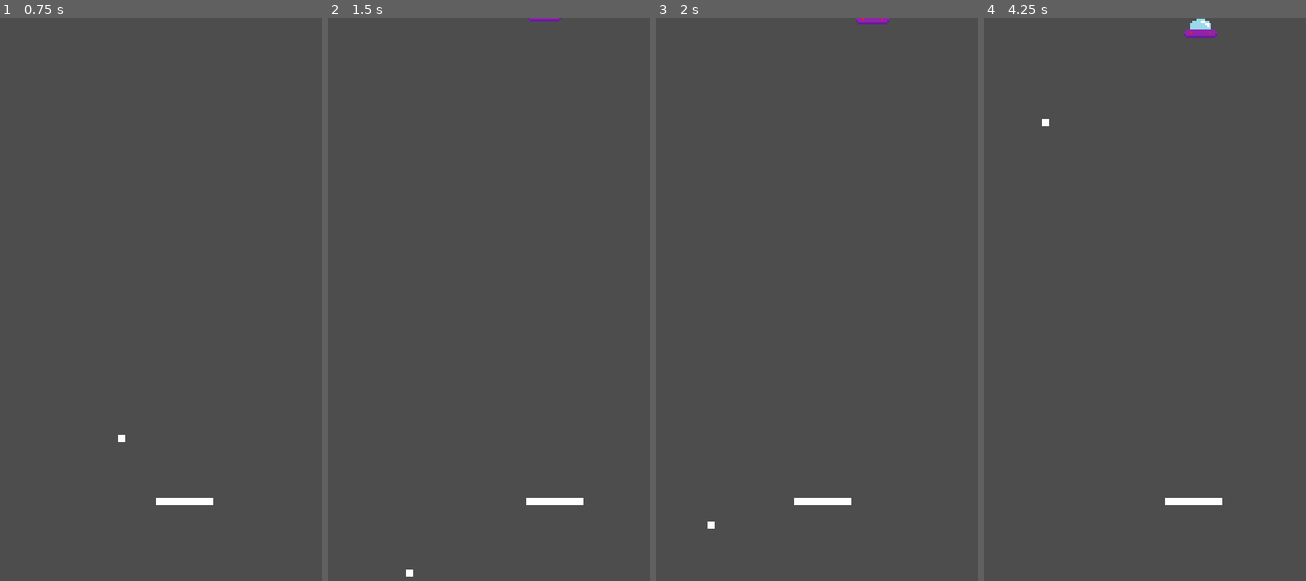
Above: before the commit, frames 1-4 (left to right).
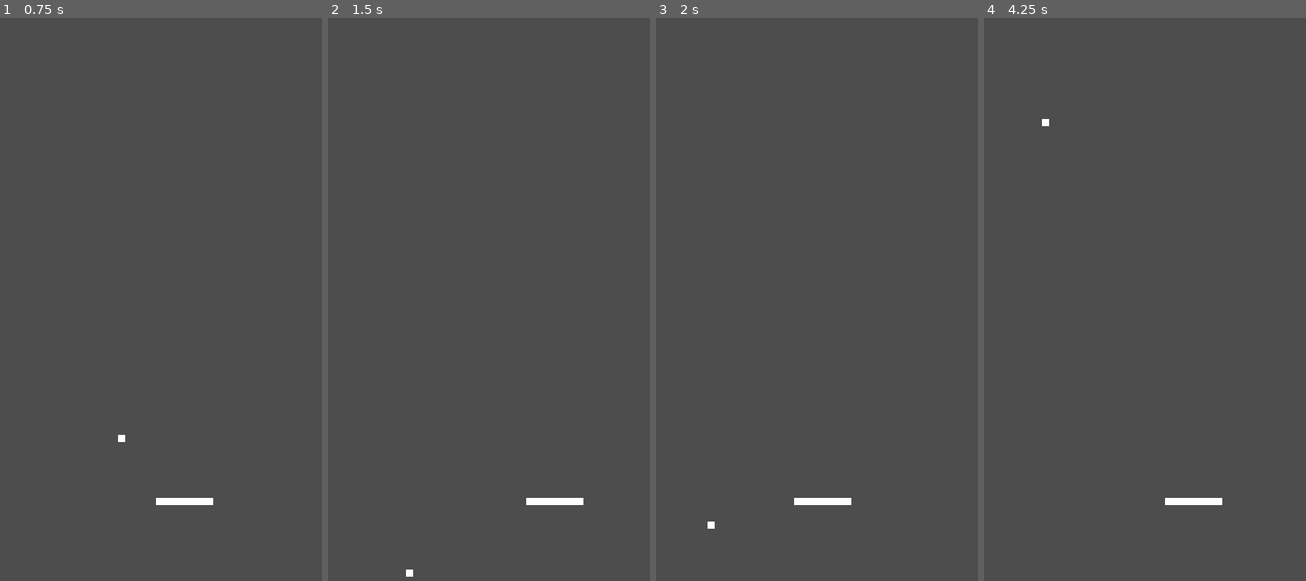
Above: after the commit, the same moments.

Repository: hoalex21/PongShot
Game: Godot game, scene res://game.tscn
Two runs of this game, one before a commit and one after it. Both use one fixed random seed, a clock stepped at 60 frames per second and the inputs below.
Inputs:
- Up to frame 1 (0.75 s): hold Right (move_right) from 0.53 s (still down)
- Up to frame 2 (1.5 s): tap Enter at 1.25 s; release Right (move_right) at 1.28 s; hold Left (move_left) from 1.28 s (still down)
- Up to frame 3 (2 s): keep holding Left (move_left)
- Up to frame 4 (4.25 s): tap Space at 2 s; release Left (move_left) at 2.03 s; hold Right (move_right) 2.03-3.53 s; hold Left (move_left) from 3.53 s (still down)

Frame 1 is identical in both runs. In frame 2, less than 0.1% of the frame differs, in the area x 62-73%, y 0-1%; in frame 3, 0.1%; in frame 4, 0.3%, in the area x 62-73%, y 0-4%.

Commit message:
spawn multiple ufos

Diff:
--- a/game.gd
+++ b/game.gd
@@ -7,8 +7,8 @@
 
 # Called when the node enters the scene tree for the first time.
 func _ready():
+	$MobTimer.start()
 	set_process(true)
-	spawn_mob(ufo_mob)
 
 
 # Called every frame. 'delta' is the elapsed time since the previous frame.
@@ -41,6 +41,11 @@
 func _on_ball_hit(area):
 	var name = area.get_name()
 	var node_path = NodePath(name)
+	var node = get_node(node_path)
 
-	if name == "Ufo":
-		get_node(node_path).take_damage($Ball.damage)
+	if node is Mob:
+		node.take_damage($Ball.damage)
+
+
+func _on_mob_timer_timeout():
+	spawn_mob(ufo_mob)
--- a/game.tscn
+++ b/game.tscn
@@ -15,5 +15,9 @@
 [node name="Ball" parent="." instance=ExtResource("2_3o8db")]
 position = Vector2(540, 960)
 
+[node name="MobTimer" type="Timer" parent="."]
+wait_time = 5.0
+
 [connection signal="hit" from="Player" to="." method="_on_player_hit"]
 [connection signal="hit" from="Ball" to="." method="_on_ball_hit"]
+[connection signal="timeout" from="MobTimer" to="." method="_on_mob_timer_timeout"]
--- a/mob.gd
+++ b/mob.gd
@@ -1,6 +1,8 @@
 extends Node2D
 
 class_name Mob
+
+signal hit
 
 @export var speed = 20
 @export var min_x = 0
